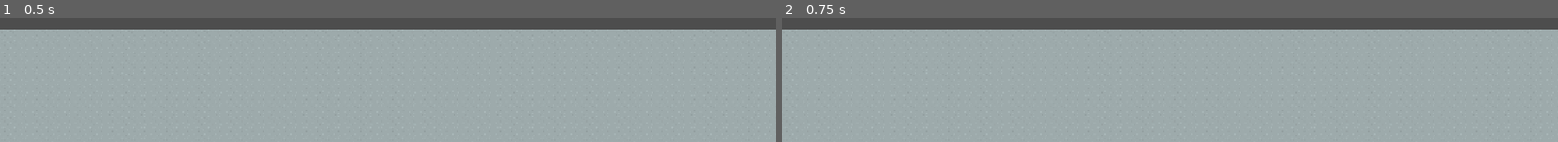
Above: before the commit, frames 1-2 (left to right).
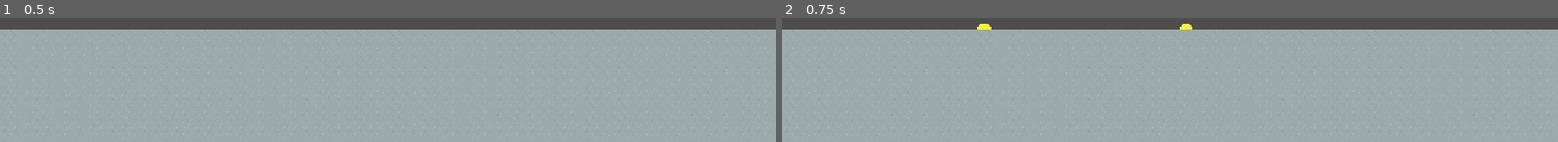
Above: after the commit, the same moments.

Repository: SalC124/pogo
Game: Godot game, scene res://scenes/core/main.tscn
Same seed, same stepped clock (60 frames per second), same inputs: the game is played once before the commit and once after it. Before the commit the project has no main scene; this scene is started directly in both runs.
Inputs:
- Up to frame 1 (0.5 s): no input
- Up to frame 2 (0.75 s): tap Enter (ui_accept) at 0.5 s; hold Enter (ui_accept) from 0.53 s (still down)

Frame 1 is identical in both runs. In frame 2, 0.1% of the frame differs, in the area x 25-53%, y 4-10%.

Commit message:
feonwrgo

Diff:
--- a/project.godot
+++ b/project.godot
@@ -11,6 +11,7 @@
 [application]
 
 config/name="pogo"
+run/main_scene="uid://cbsu825royjf0"
 config/features=PackedStringArray("4.7", "GL Compatibility")
 config/icon="res://icon.svg"
 
--- a/scripts/match_manager.gd
+++ b/scripts/match_manager.gd
@@ -21,3 +21,11 @@
 
 func spawn_pogoers() -> void:
 	var p1 = POGOER_SCENE.instantiate()
+	p1.position = Vector2(300,500)
+	p1.init(1, false)
+	add_child(p1)
+
+	var p2 = POGOER_SCENE.instantiate()
+	p2.position = Vector2(600, 500)
+	p2.init(2, true)
+	add_child(p2)
